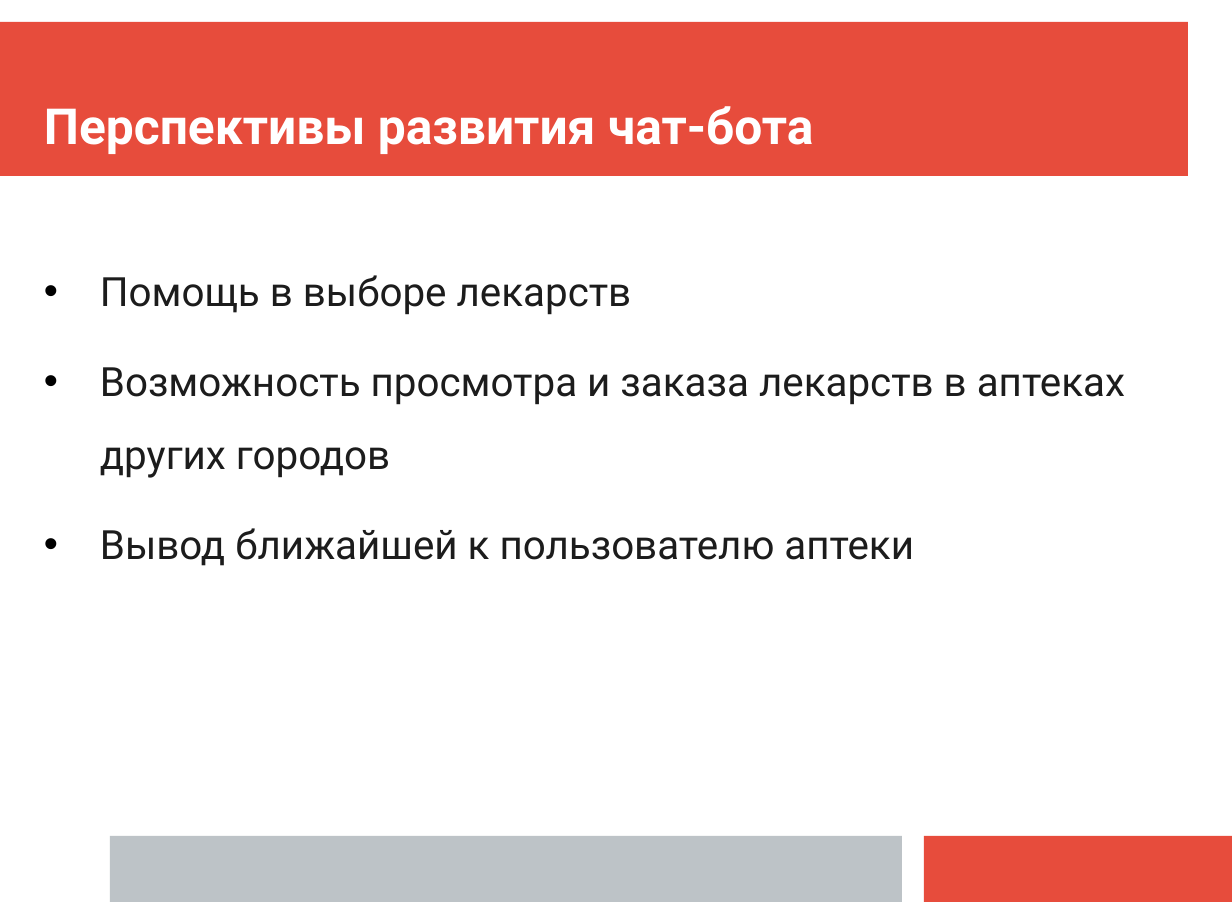
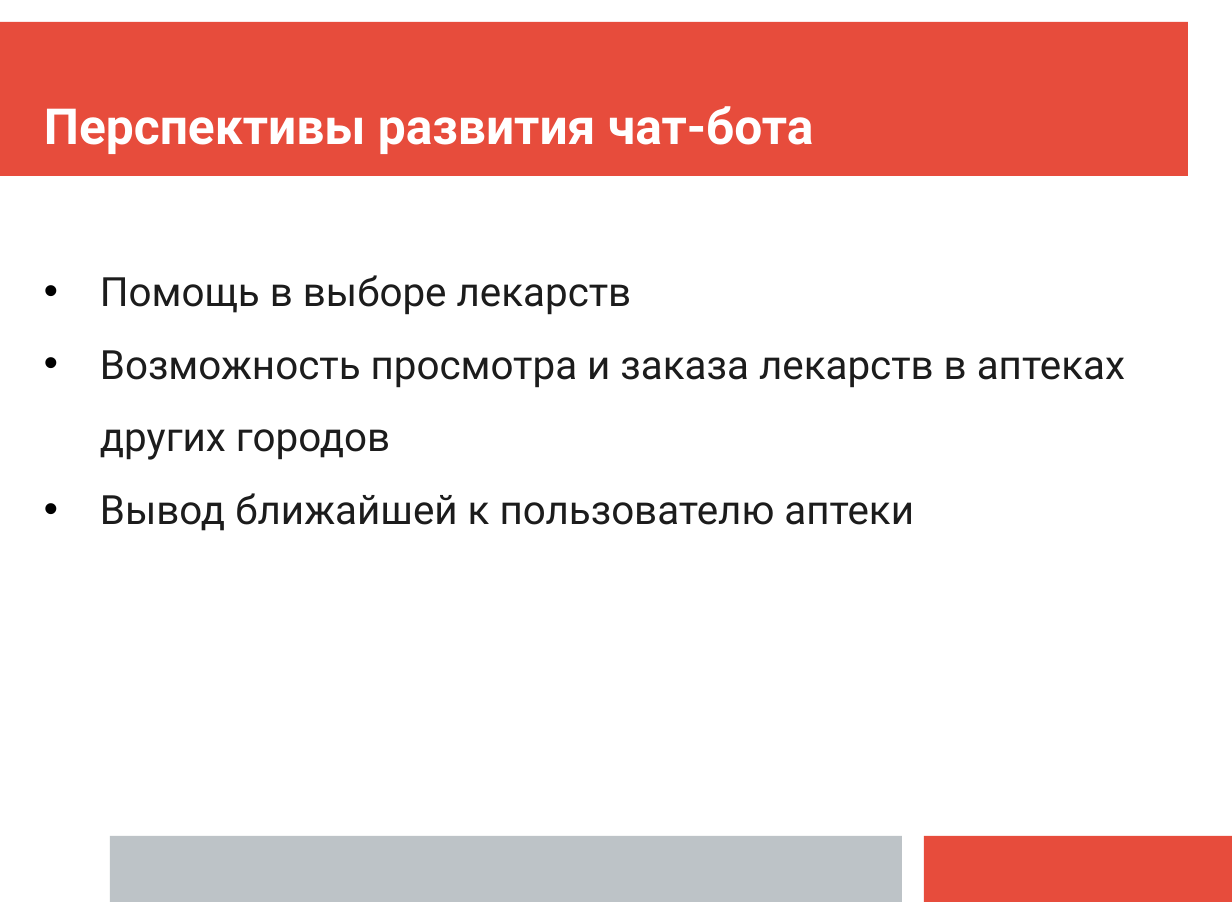
Before and after one commit to Chupahabr/TeleBot, a slide deck: slide 6 of Team_awesome.odp. Drawn at 1232x924 pixels with LibreOffice and Linux fonts; fonts in the diff are those of the drawing. Boxes give left, top, right and bottom in pixels: in the first picture for what was removed or moved away, otherwise in the second. Text is boxed around its words. In the diff, an @@ line names an element or a change of style, - is before the commit and + after.

```diff
--- a/Team_awesome.odp
+++ b/Team_awesome.odp
@@ text "Помощь в выборе лекарств" at bbox=[100, 275, 1125, 531]: less space between paragraphs @@
```
Also in this commit, not shown: 2 other slides changed, 1 slide removed.
